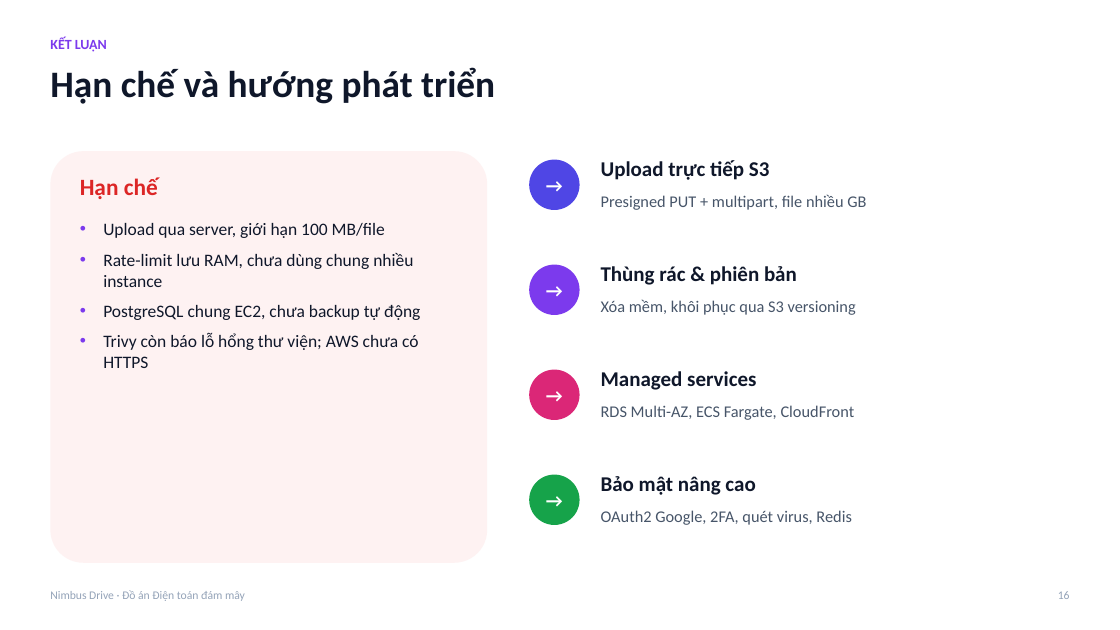
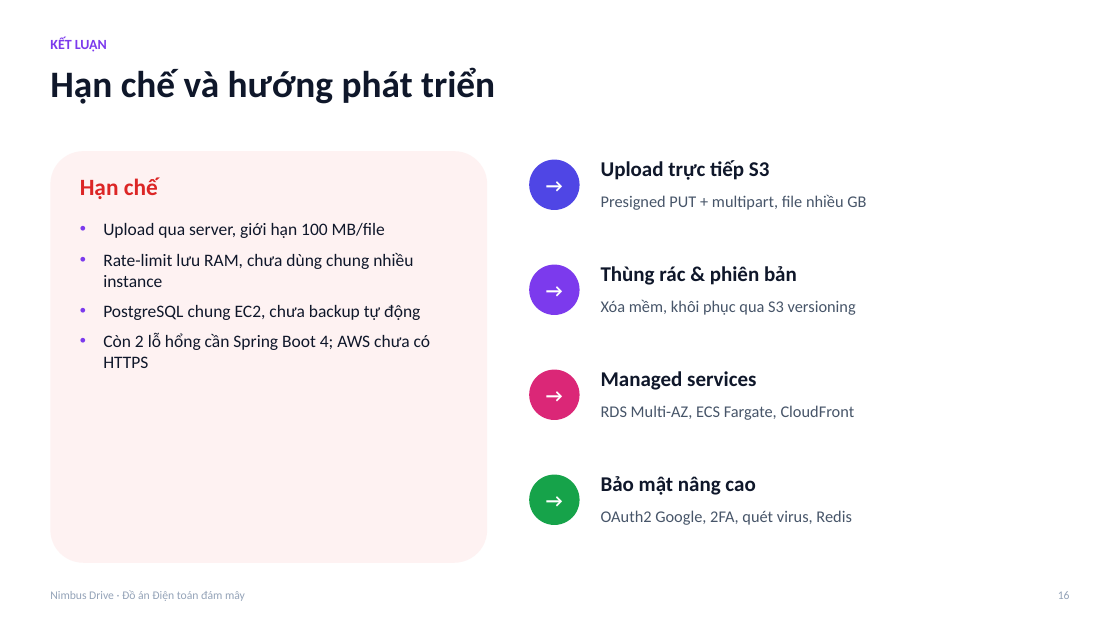
Before and after one commit to LeNhatHuyHyDrex/cloud-file-storage, a slide deck: slide 16 of docs/report/Slide_NimbusDrive.pptx. Drawn at 1120x630 pixels with LibreOffice and Linux fonts; fonts in the diff are those of the drawing. Boxes give left, top, right and bottom in pixels: in the first picture for what was removed or moved away, otherwise in the second. Text is boxed around its words. In the diff, an @@ line names an element or a change of style, - is before the commit and + after.

```diff
--- a/docs/report/Slide_NimbusDrive.pptx
+++ b/docs/report/Slide_NimbusDrive.pptx
@@ text at (103, 333, 430, 368): text changed @@
-• Trivy còn báo lỗ hổng thư viện; AWS chưa có HTTPS
+• Còn 2 lỗ hổng cần Spring Boot 4; AWS chưa có HTTPS
```
Also in this commit, not shown: 1 other slide changed, 5 other files.
